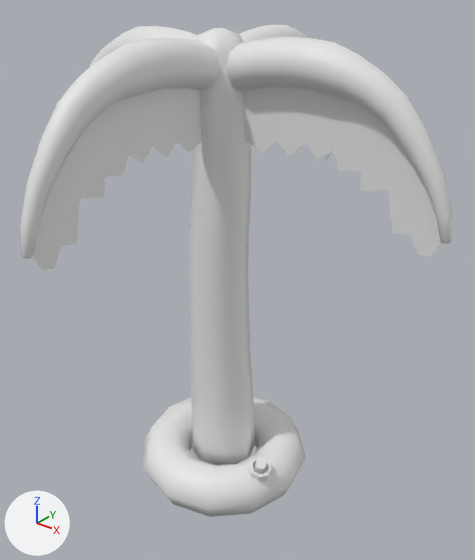
The FBX model Assets/Meshes/Enviro/PeachBeach/Peach Beach/Beach_Palm.fbx: old version first, new version second.
Rendered twice from a 50 mm lens placed at (6.39, -7.57, 8.35), pointed at (0.24, 0.11, 3.59). Lighting does not change. The marker at lower left points along +X, +Y and +Z. The older version comes first. Where no turn or scale is listed for an object, it has been applied to the vertices.

Before the edit, the objects in view are built like this:
```python
me_beach_palm = bpy.data.meshes.new('Beach_Palm')
me_beach_palm.from_pydata(...)  # 828 vertices, 723 faces; spans x -3.49..3.73, y -3.6..3.51, z -0.43..7.5
ob_beach_palm = bpy.data.objects.new('Beach_Palm', me_beach_palm)
ob_beach_palm.location = (0.0, 0.0, 0.0)
```
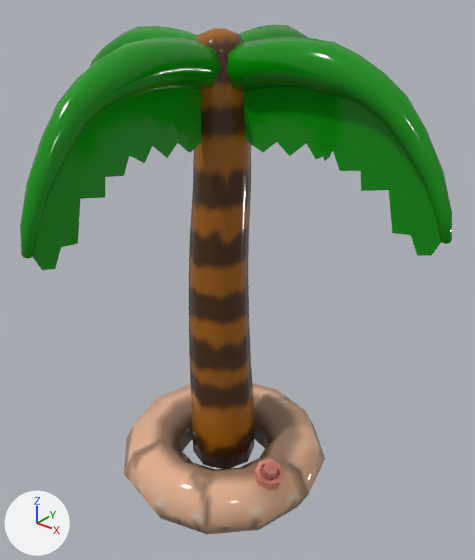
Boxes (x1, y1, x2, y2) around the edits, measured in the pictures (475 x 560 px; the box of a moved part takes in the faces that stretch with it):
```json
{"object": "Beach_Palm", "change": "reshaped", "before": [20, 25, 452, 517], "after": [20, 25, 452, 534]}
{"part": 1, "of": "me_beach_palm", "change": "added", "after": [33, 87, 202, 270], "on screen": "green"}
{"part": 2, "of": "me_beach_palm", "change": "moved or reshaped", "before": [143, 396, 306, 517], "after": [124, 383, 325, 534]}
{"part": 3, "of": "me_beach_palm", "change": "recoloured", "before": [20, 25, 452, 517], "after": [20, 25, 452, 534], "on screen": "darker"}
```

The change, as JSON lines over the scene's bpy script:
```json
{"op": "add", "block": "img_t_palmtree_png", "code": ["img_t_palmtree_png = load_image('T_PalmTree.png', 'T_PalmTree.png', 128, 128, 'sRGB')"]}
{"op": "add", "block": "mat_material", "code": ["mat_material = principled_material('Material')", "mat_material.texture = img_t_palmtree_png  # with its transparency", "mat_material.roughness = 0.111"]}
{"block": "me_beach_palm", "where": "# used by ob_beach_palm; location = (0.0, 0.0, 0.0)"}
{"op": "remove", "block": "me_beach_palm", "code": "me_beach_palm.from_pydata(...)  # 828 vertices, 723 faces; spans x -3.49..3.73, y -3.6..3.51, z -0.43..7.5"}
{"op": "add", "block": "me_beach_palm", "code": "me_beach_palm.from_pydata(...)  # 908 vertices, 739 faces; spans x -3.49..3.73, y -3.6..3.51, z -0.53..7.5"}
{"block": "me_beach_palm", "change": "me_beach_palm part 1: the loose piece of 20 vertices spanning x -0.02, y -3.54..-0.17, z 4.91..6.91 is copied, and the copy is moved by (0.01, 0.0, 0.0), in mat_material (picture img_t_palmtree_png); it spans x -0.01, y -3.54..-0.17, z 4.91..6.91"}
{"block": "me_beach_palm", "change": "me_beach_palm part 2"}
{"block": "me_beach_palm", "change": "132 vertices move from x -1.56..1.56, y -1.57..1.55, z -0.43..0.62 to x -1.92..1.92, y -1.92..1.91, z -0.53..0.76"}
{"block": "me_beach_palm", "change": "me_beach_palm part 3: 723 faces spanning x -3.49..3.73, y -3.6..3.51, z -0.53..7.5 switch from no material to mat_material (picture img_t_palmtree_png)"}
{"block": "me_beach_palm", "change": "other edits to the shape of me_beach_palm do not show in these pictures"}
```
